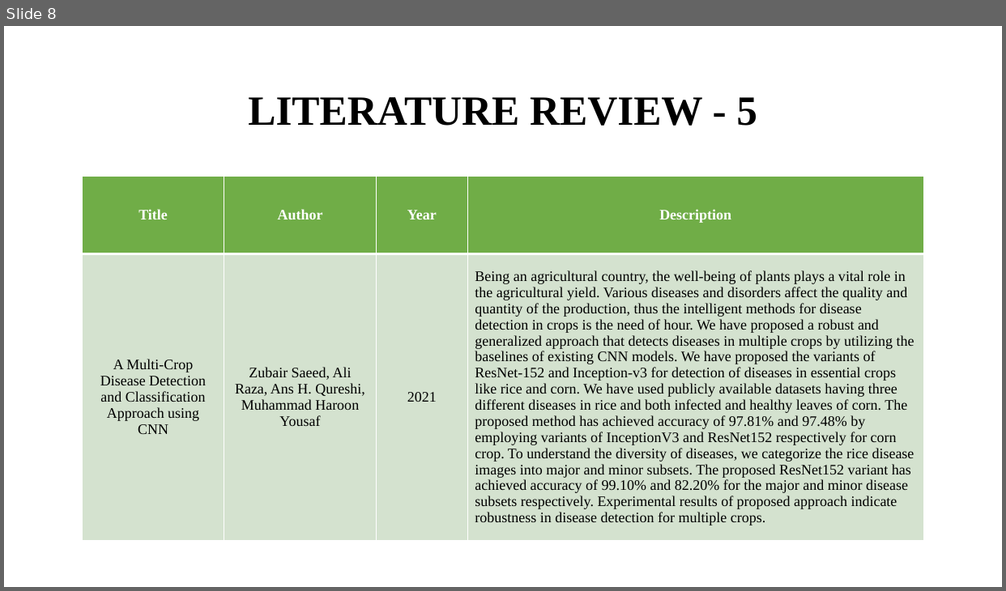
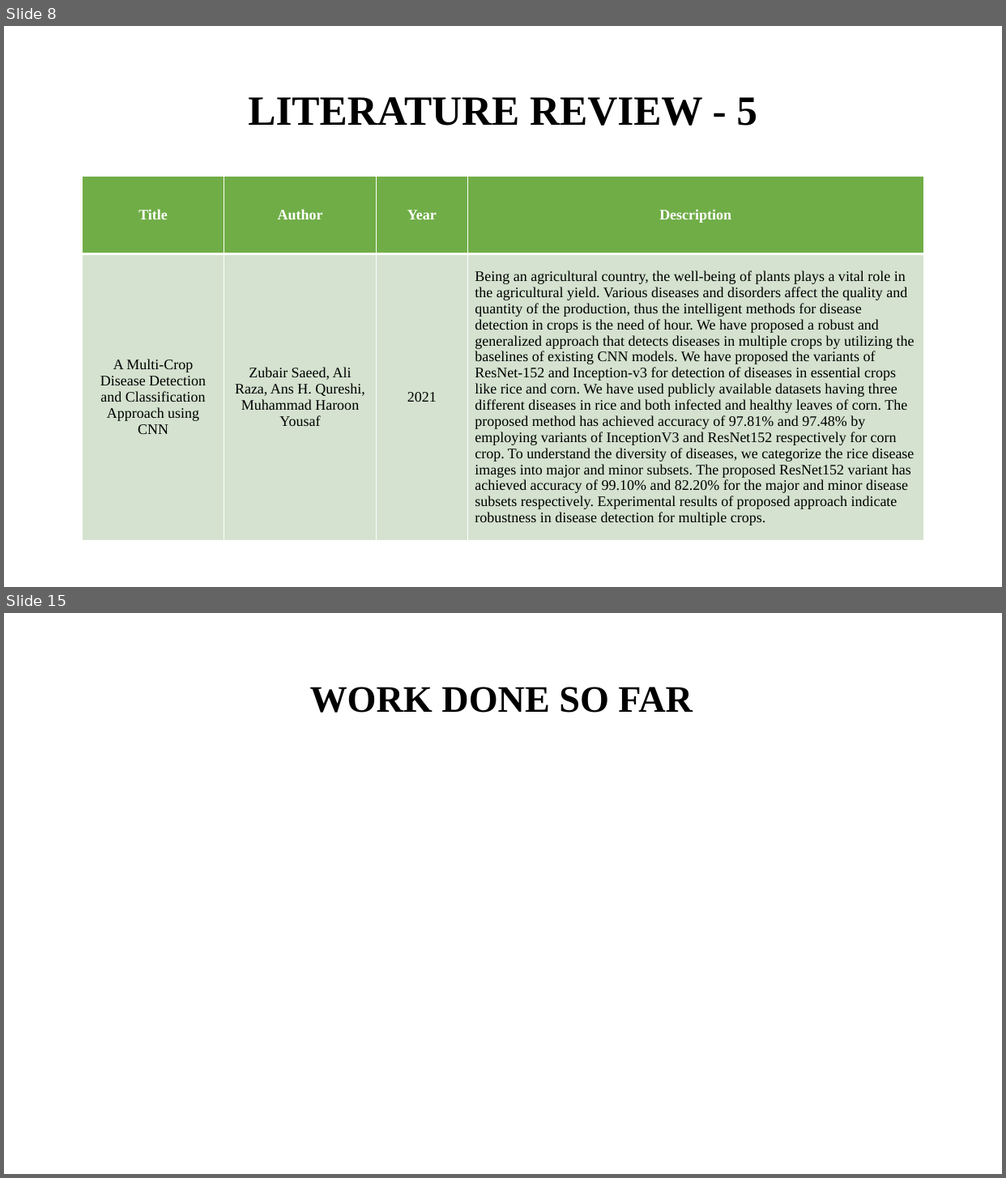
Before and after one commit to kalees64/AI-BASED-LEAF-DISEASE-IDENTIFICATION-AND-CLASSIFICATION-SYSTEM-USING-DEEP-LEARNING, a slide deck: Documents/Leaf.pptx. Shown one above the other, each under a label of ours: slide 8 before the commit, slides 8 and 15 after it; the slides between them are not shown. The pictures are 1006x591 and 1006x1178 pixels, drawn with LibreOffice and Linux fonts; fonts in the diff are those of the drawing. Boxes give left, top, right and bottom in pixels: in the first picture for what was removed or moved away, otherwise in the second. Text is boxed around its words. In the diff, an @@ line names an element or a change of style, - is before the commit and + after.

```diff
--- a/Documents/Leaf.pptx
+++ b/Documents/Leaf.pptx
@@ slide 15 added at (4, 613, 1002, 1174), background #FFFFFF @@
@@ text added at (310, 687, 692, 713), 36 pt, text #000000, bold @@
+WORK DONE SO FAR
```
Also in this commit, not shown: 1 slide changed, 5 other slides added, 1 slide removed.
